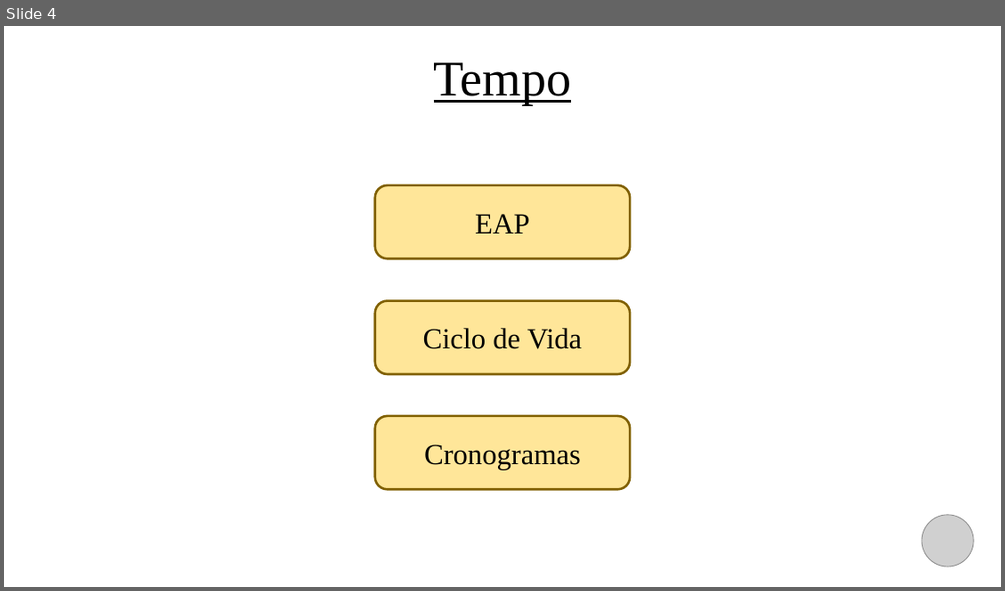
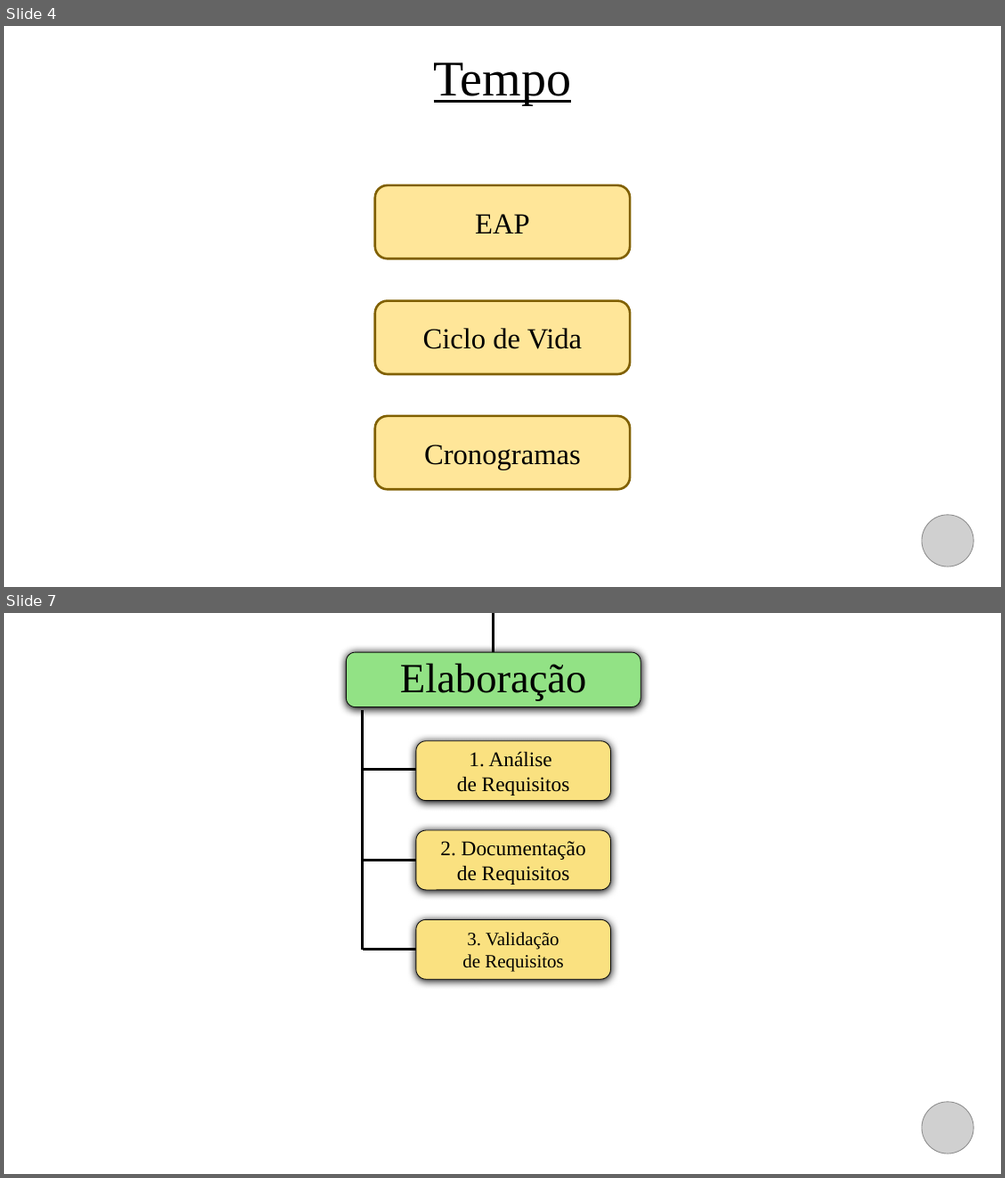
Before and after one commit to RafaelYon/Ficha-Limpa, a slide deck: Planejamento/PP Ficha Limpa.pptx. Shown one above the other, each under a label of ours: slide 4 before the commit, slides 4 and 7 after it; the slides between them are not shown. The pictures are 1005x591 and 1005x1178 pixels, drawn with LibreOffice and Linux fonts; fonts in the diff are those of the drawing; grey boxes stand for pictures; background and template pictures are left out. Boxes give left, top, right and bottom in pixels: in the first picture for what was removed or moved away, otherwise in the second. Text is boxed around its words. In the diff, an @@ line names an element or a change of style, - is before the commit and + after.

```diff
--- a/Planejamento/PP Ficha Limpa.pptx
+++ b/Planejamento/PP Ficha Limpa.pptx
@@ slide 7 added at box(4, 613, 1001, 1174), background picture (left out) @@
@@ line added from (494, 613) to (494, 652), #000000 2.25 pt @@
@@ rounded rectangle added at box(347, 652, 641, 706), fill #92E285, outline #0D0D0D 0.75 pt, 40 pt, text #000000 @@
+Elaboração
@@ line added from (363, 710) to (363, 949), #000000 2.25 pt @@
@@ rounded rectangle added at box(416, 741, 610, 801), fill #FAE180, outline #0D0D0D 0.75 pt, 20 pt, text #000000 @@
+1. Análise
+de Requisitos
@@ line added from (363, 770) to (426, 770), #000000 2.25 pt @@
@@ rounded rectangle added at box(416, 831, 610, 891), fill #FAE180, outline #0D0D0D 0.75 pt, 20 pt, text #000000 @@
+2. Documentação
+de Requisitos
@@ line added from (363, 860) to (426, 860), #000000 2.25 pt @@
@@ rounded rectangle added at box(416, 919, 610, 980), fill #FAE180, outline #0D0D0D 0.75 pt, 18 pt, text #000000 @@
+3. Validação
+de Requisitos
@@ line added from (363, 949) to (426, 949), #000000 2.25 pt @@
@@ picture added at box(922, 1102, 973, 1153) @@
```
Also in this commit, not shown: 6 slides changed, 2 other slides added, 3 other files.
